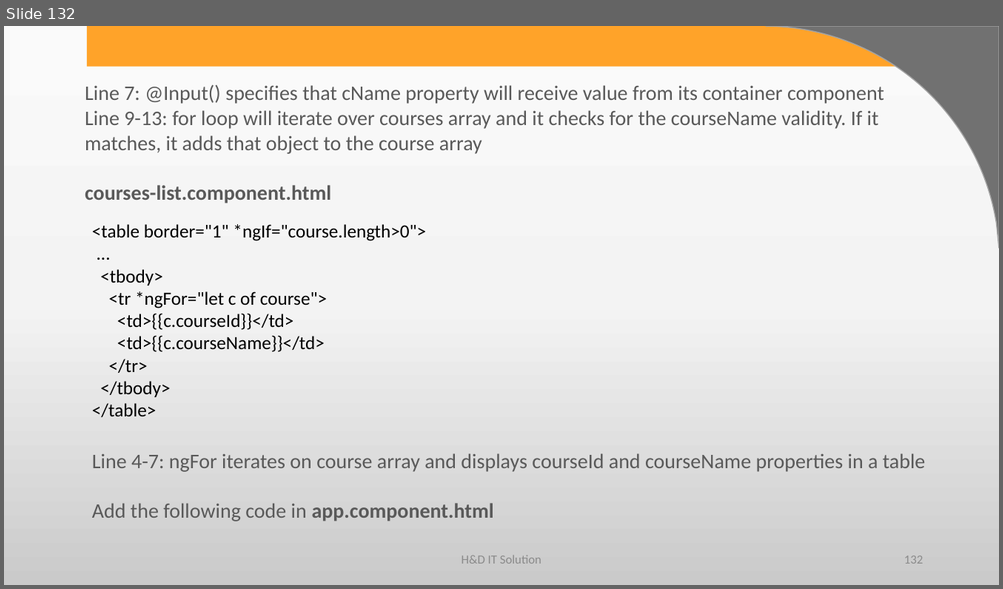
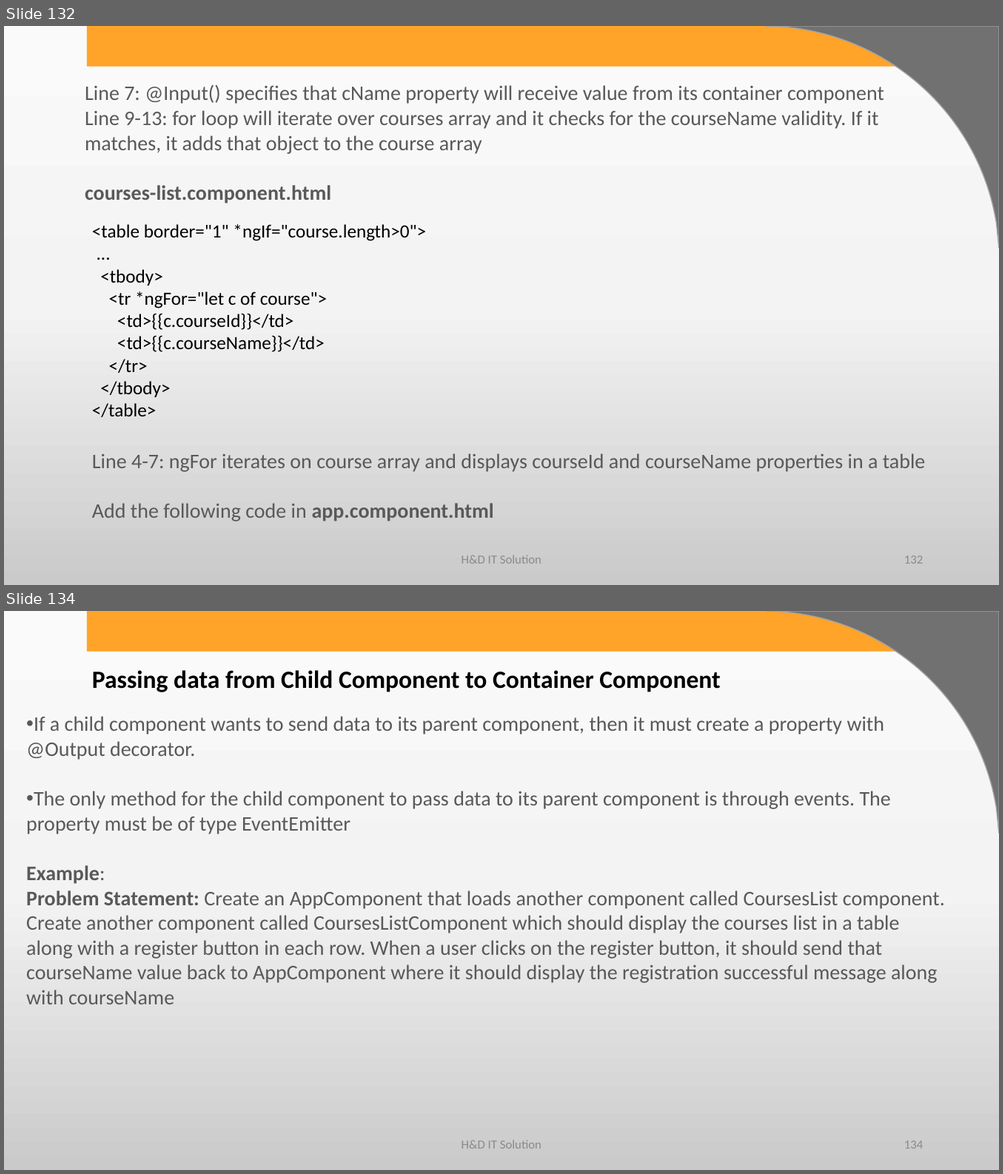
Before and after one commit to harshadasawant/infiniteAngular, a slide deck: ppt/ANGULAR.pptx. Shown one above the other, each under a label of ours: slide 132 before the commit, slides 132 and 134 after it; the slides between them are not shown. The pictures are 1003x589 and 1003x1174 pixels, drawn with LibreOffice and Linux fonts; fonts in the diff are those of the drawing; background and template pictures are left out. Boxes give left, top, right and bottom in pixels: in the first picture for what was removed or moved away, otherwise in the second. Text is boxed around its words. In the diff, an @@ line names an element or a change of style, - is before the commit and + after.

Commit message:
send data from parent to child and child to parent

```diff
--- a/ppt/ANGULAR.pptx
+++ b/ppt/ANGULAR.pptx
@@ slide 134 added at (x1=4, y1=611, x2=999, y2=1170), background gradient #FBFBFB to #F4F4F4 to #CBCBCB; not listed: 2 template elements that a slide beside it also shows @@
@@ text added at (x1=92, y1=670, x2=720, y2=692), 24 pt, text #000000, bold @@
+Passing data from Child Component to Container Component
@@ text added at (x1=26, y1=716, x2=945, y2=1005), 20 pt, text #595959 @@
+• If a child component wants to send data to its parent component, then it must create a property with @Output decorator.
+• The only method for the child component to pass data to its parent component is through events. The property must be of type EventEmitter
+Example:
+Problem Statement: Create an AppComponent that loads another component called CoursesList component. Create another component called CoursesListComponent which should display the courses list in a table along with a register button in each row. When a user clicks on the register button, it should send that courseName value back to AppComponent where it should display the registration successful message along with courseName
@@ text added at (x1=461, y1=1141, x2=541, y2=1149), 12 pt, text #8C8C8C @@
+H&D IT Solution
@@ page number added at (x1=904, y1=1141, x2=922, y2=1149), 12 pt, text #8C8C8C @@
+134
```
Also in this commit, not shown: 1 slide changed, 21 other slides added, 9 other files.
